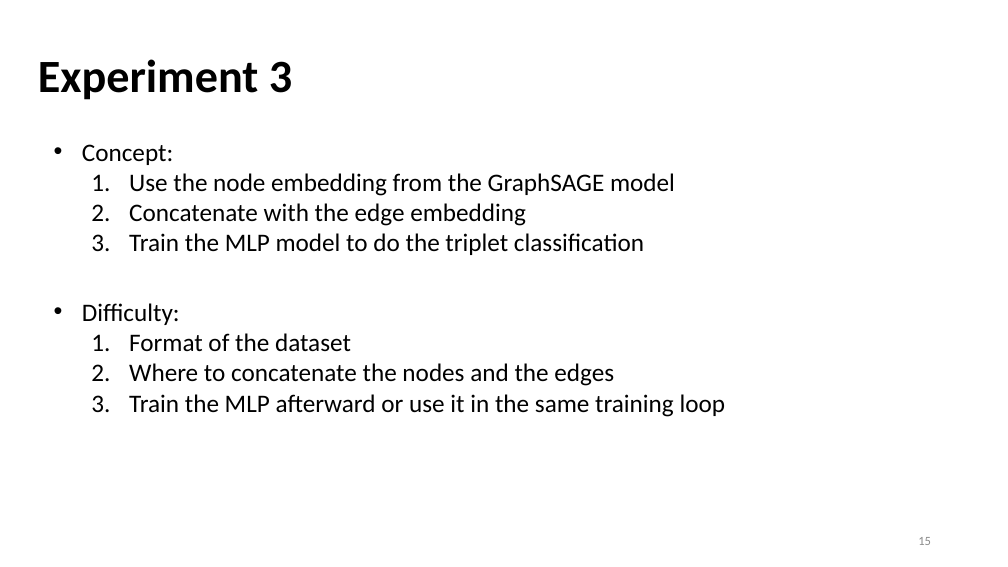
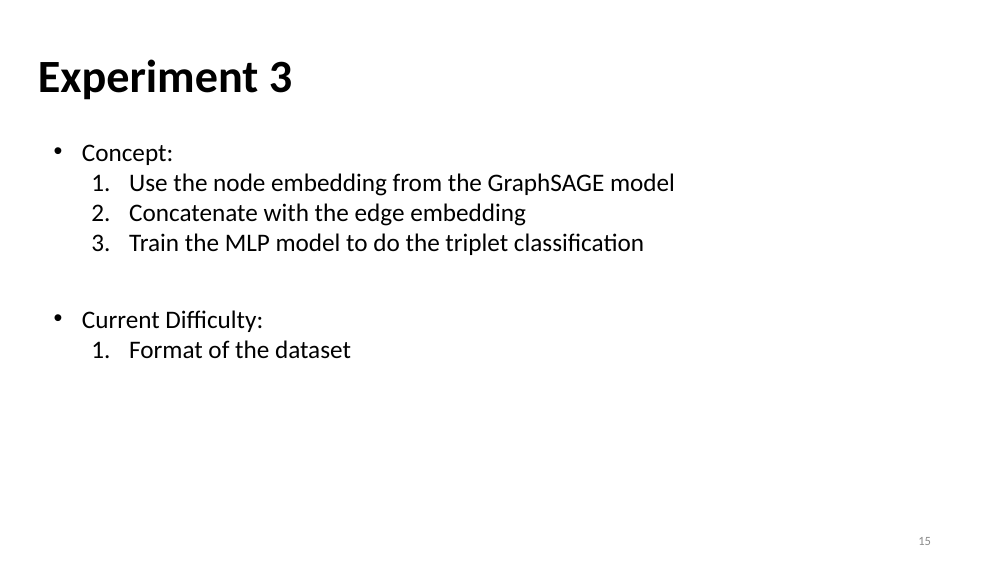
Before and after one commit to Bai1026/Intern-IIS, a slide deck: slide 15 of Meeting/Presentation_0914.pptx. Drawn at 1008x567 pixels with LibreOffice and Linux fonts; fonts in the diff are those of the drawing. Boxes give left, top, right and bottom in pixels: in the first picture for what was removed or moved away, otherwise in the second. Text is boxed around its words. In the diff, an @@ line names an element or a change of style, - is before the commit and + after.

```diff
--- a/Meeting/Presentation_0914.pptx
+++ b/Meeting/Presentation_0914.pptx
@@ text at bbox=[82, 310, 263, 332]: text changed @@
-• Difficulty:
+• Current Difficulty:
@@ text at bbox=[129, 363, 726, 417]: paragraphs removed @@
-  2. Where to concatenate the nodes and the edges
-  3. Train the MLP afterward or use it in the same training loop
```
Also in this commit, not shown: 4 other slides changed, 3 slides added, 2 other files.
